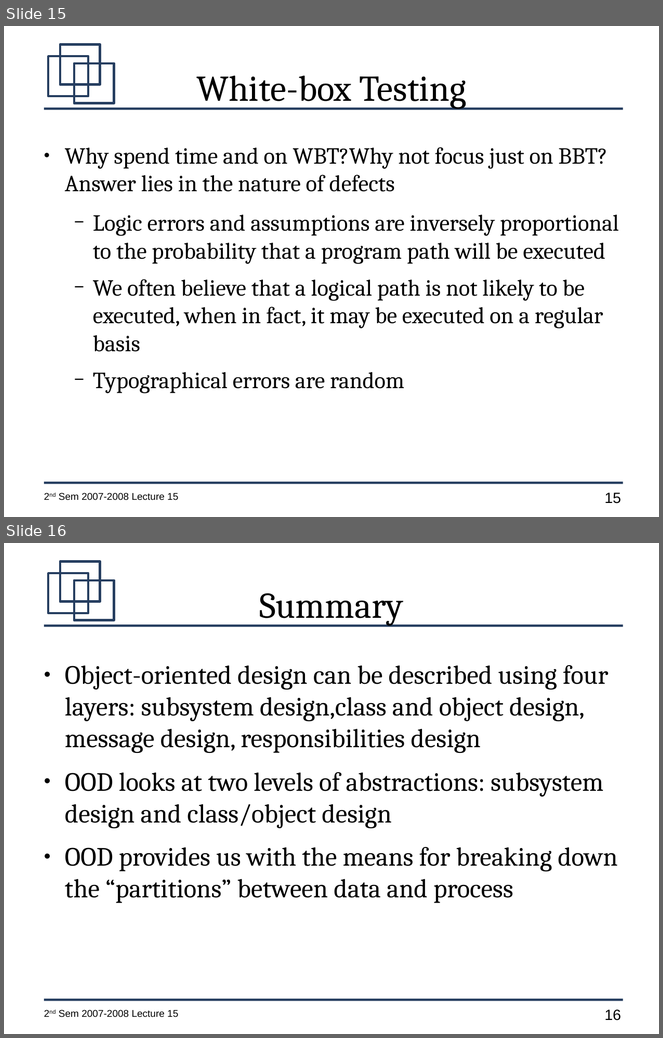
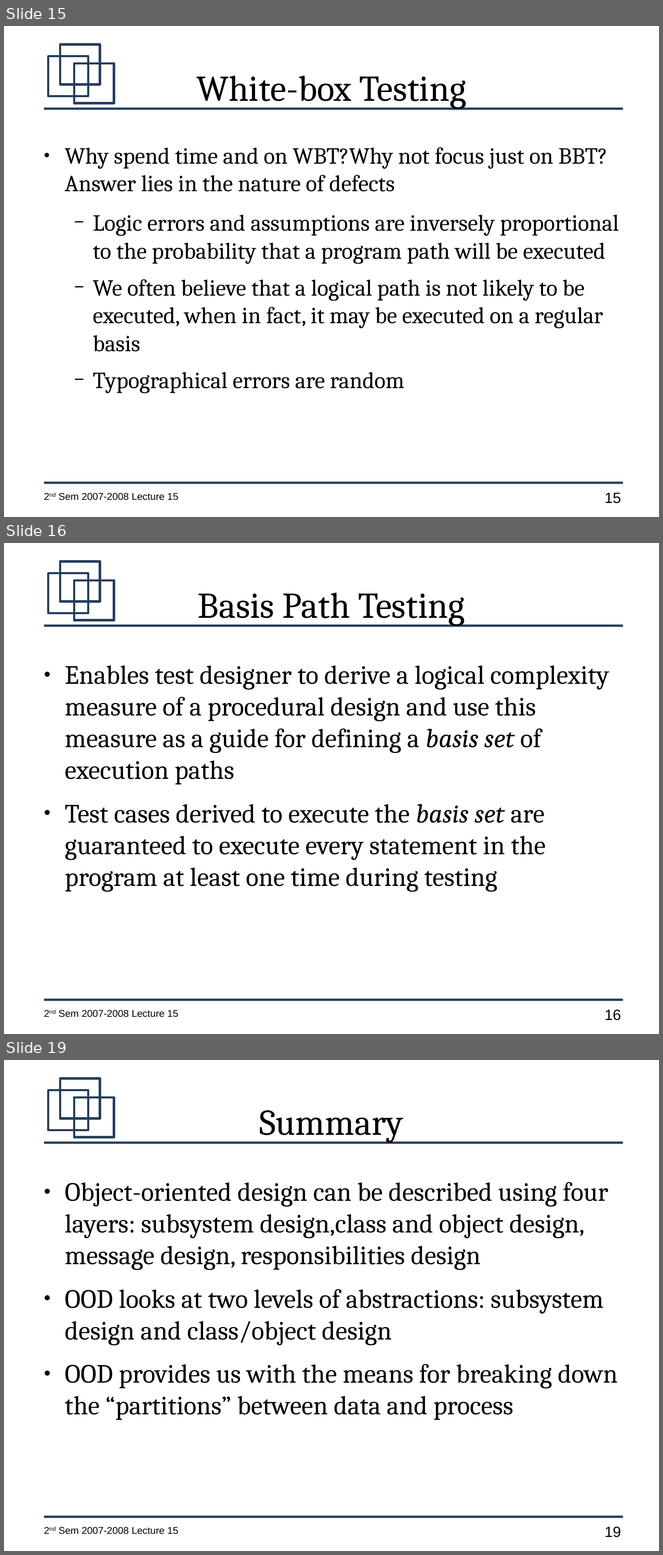
Before and after one commit to jachermocilla/jach-homepage, a slide deck: CMSC128-2nd-Sem-2007-L15.odp. Shown one above the other, each under a label of ours: slides 15 and 16 before the commit, slides 15, 16 and 19 after it; the slides between them are not shown. The pictures are 663x1038 and 663x1555 pixels, drawn with LibreOffice and Linux fonts; fonts in the diff are those of the drawing. Boxes give left, top, right and bottom in pixels: in the first picture for what was removed or moved away, otherwise in the second. Text is boxed around its words. In the diff, an @@ line names an element or a change of style, - is before the commit and + after.

```diff
--- a/CMSC128-2nd-Sem-2007-L15.odp
+++ b/CMSC128-2nd-Sem-2007-L15.odp
@@ slide 16 added at (4, 543, 659, 1034), background #FFFFFF; not listed: 7 template elements that a slide beside it also shows @@
@@ title added at (198, 592, 465, 626), 44 pt, text #000000 @@
+Basis Path Testing
@@ text added at (65, 665, 609, 892), 32 pt, text #000000 @@
+● Enables test designer to derive a logical complexity measure of a procedural design and use this measure as a guide for defining a basis set of execution paths
+● Test cases derived to execute the basis set are guaranteed to execute every statement in the program at least one time during testing
@@ what was slide 16 is now slide 19 @@
@@ page number at (605, 1527, 621, 1538): text changed @@
-16
+19
```
Also in this commit, not shown: 2 other slides added.
